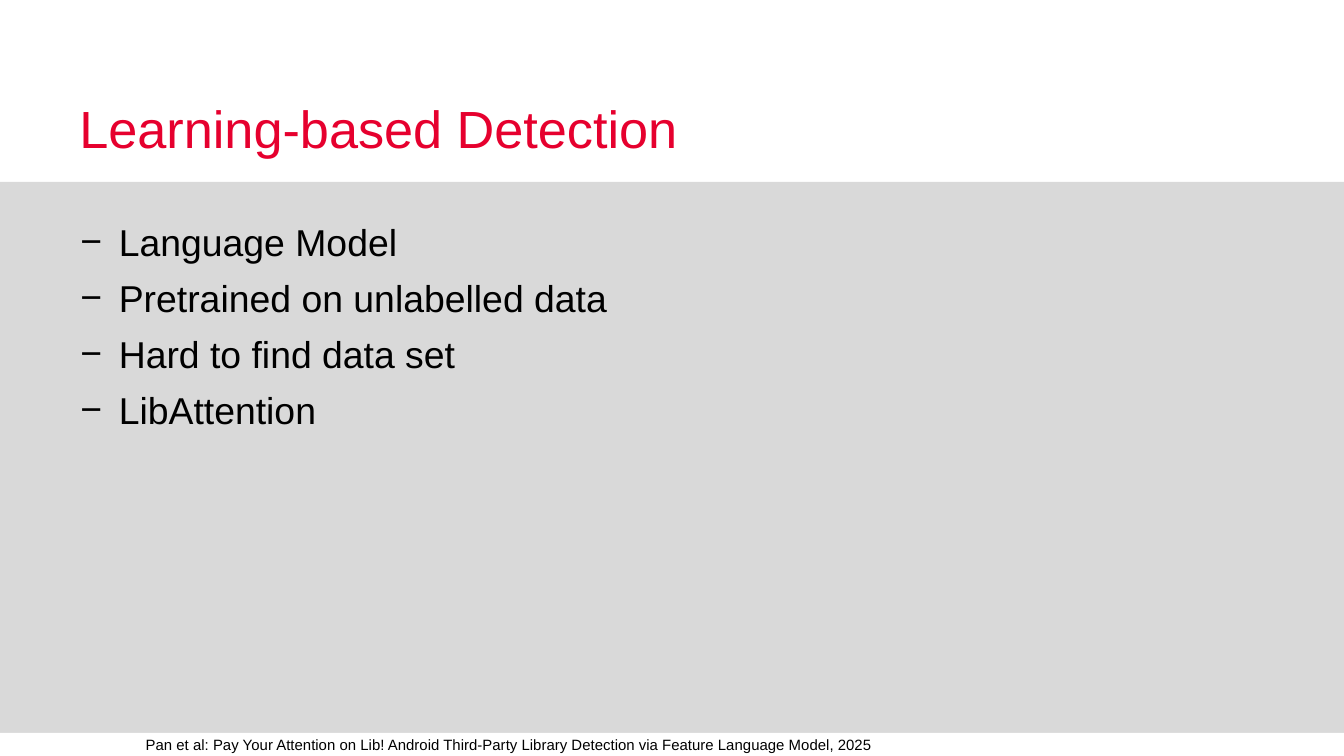
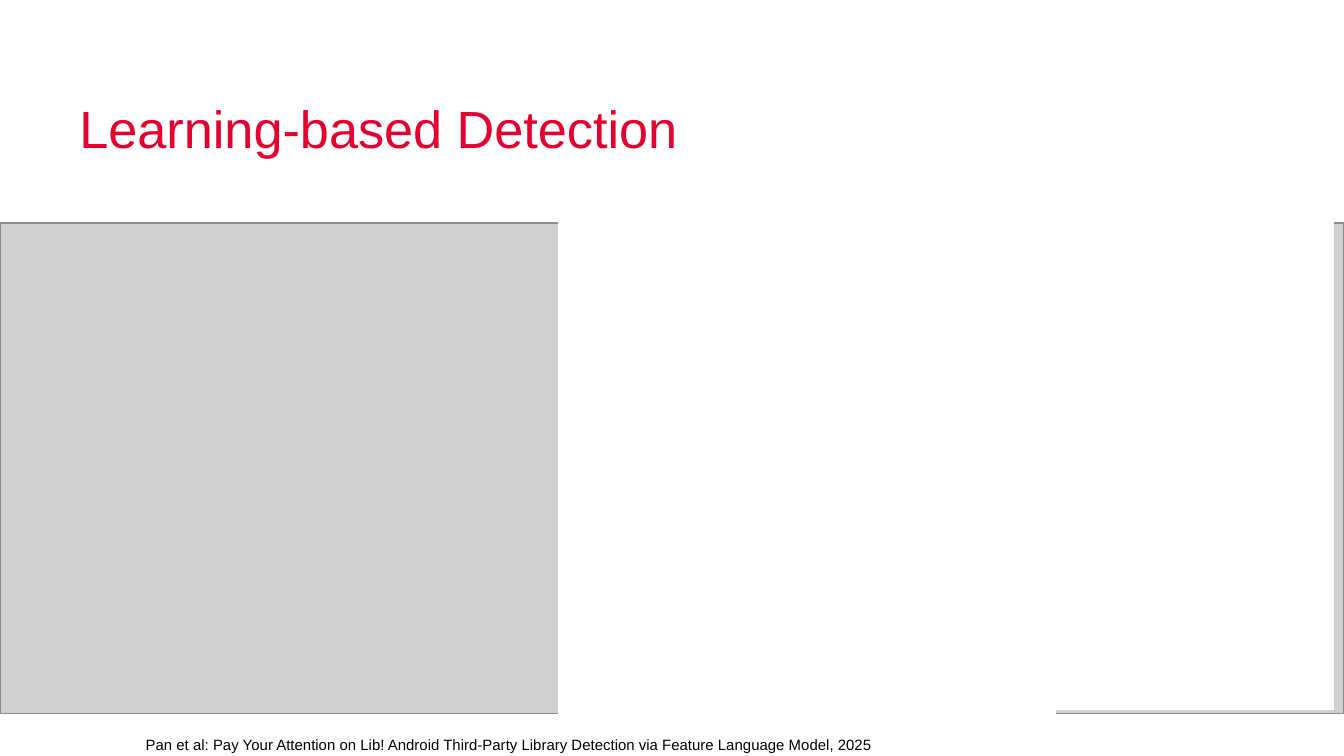
Before and after one commit to X-TPL/X-TPL, a slide deck: slide 10 of Presentations/26_05_26_Seminar.pptx (slide 8 before the commit). Drawn at 1344x756 pixels with LibreOffice and Linux fonts; fonts in the diff are those of the drawing; grey boxes stand for pictures; background and template pictures are left out. Boxes give left, top, right and bottom in pixels: in the first picture for what was removed or moved away, otherwise in the second. Text is boxed around its words. In the diff, an @@ line names an element or a change of style, - is before the commit and + after.

```diff
--- a/Presentations/26_05_26_Seminar.pptx
+++ b/Presentations/26_05_26_Seminar.pptx
@@ rectangle added at [1055, 177, 1333, 708], fill #FFFFFF, outline #FFFFFF 1 pt @@
@@ rectangle removed at [0, 181, 1344, 732] @@
@@ rectangle added at [559, 187, 1055, 718], fill #FFFFFF, outline #FFFFFF 1 pt @@
@@ picture added at [0, 223, 1344, 714] @@
@@ text removed at [119, 229, 607, 425] @@
-− Language Model
-− Pretrained on unlabelled data
-− Hard to find data set
-− LibAttention
@@ rectangle removed at [0, 284, 1344, 734] @@
```
Also in this commit, not shown: 9 other slides changed, 9 slides added, 3 slides removed.
